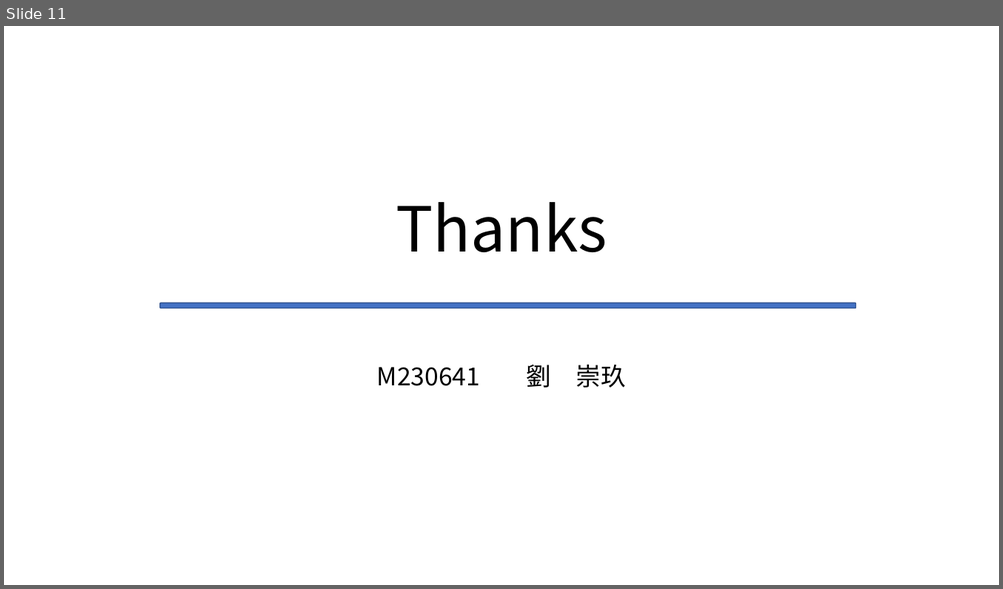
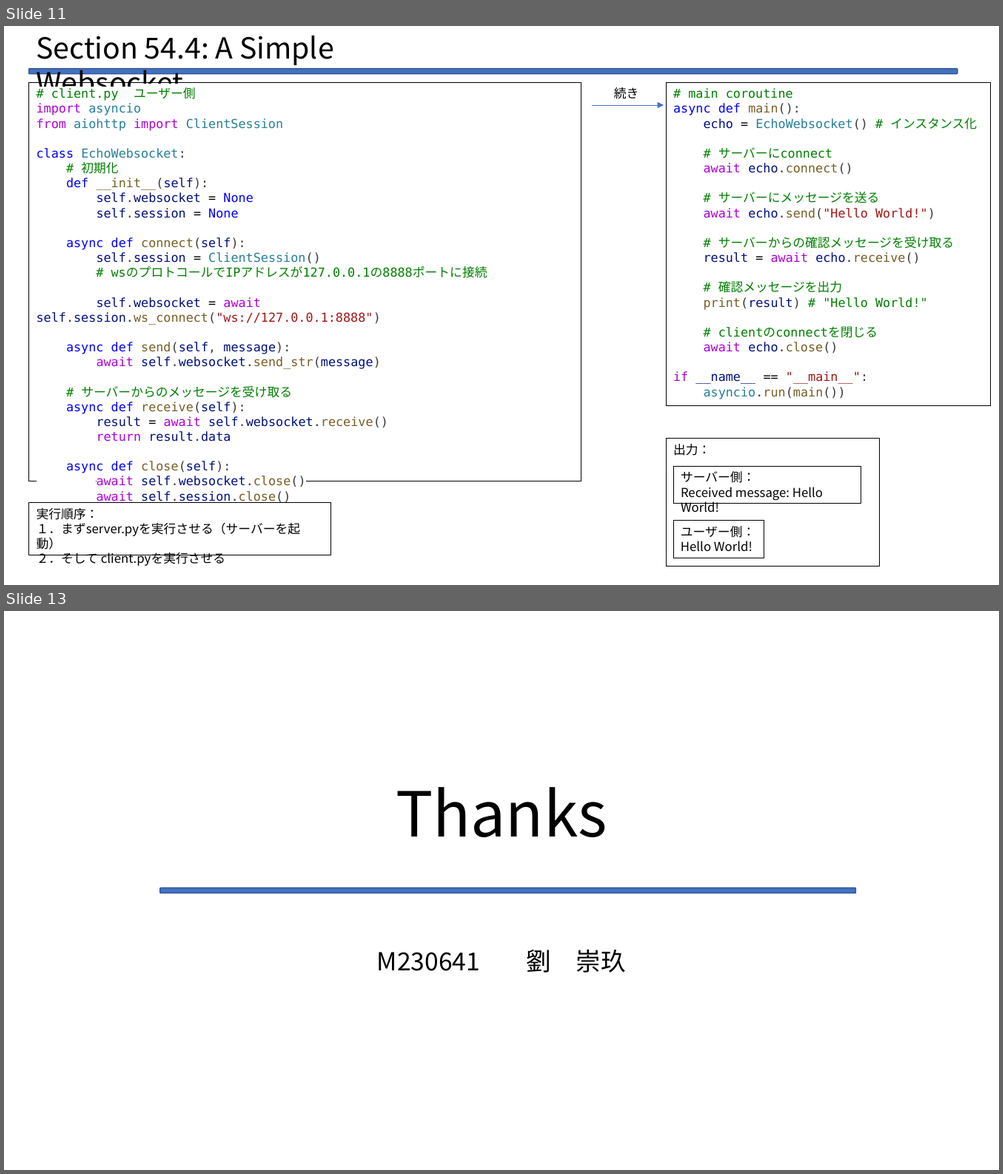
Before and after one commit to Legolas9999/zemi, a slide deck: lcj_zemi_python.pptx. Shown one above the other, each under a label of ours: slide 11 before the commit, slides 11 and 13 after it; the slides between them are not shown. The pictures are 1003x589 and 1003x1174 pixels, drawn with LibreOffice and Linux fonts; fonts in the diff are those of the drawing. Boxes give left, top, right and bottom in pixels: in the first picture for what was removed or moved away, otherwise in the second. Text is boxed around its words. In the diff, an @@ line names an element or a change of style, - is before the commit and + after.

```diff
--- a/lcj_zemi_python.pptx
+++ b/lcj_zemi_python.pptx
@@ slide 11 added at (4, 26, 999, 585), background #FFFFFF @@
@@ text added at (37, 35, 333, 101), 28 pt, text #000000 @@
+Section 54.4: A Simple Websocket
@@ rounded rectangle added at (28, 68, 957, 74), fill #4472C4, outline #325491 1 pt @@
@@ rectangle added at (28, 82, 580, 481), outline #000000 0.75 pt, 12 pt, text #001080 @@
+# client.py ユーザー側
+import asyncio
+from aiohttp import ClientSession
+class EchoWebsocket:
+# 初期化
+def __init__(self):
+self.websocket = None
+self.session = None
+async def connect(self):
+self.session = ClientSession()
+# wsのプロトコールでIPアドレスが127.0.0.1の8888ポートに接続
+self.websocket = await self.session.ws_connect("ws://127.0.0.1:8888")
+async def send(self, message):
+await self.websocket.send_str(message)
+# サーバーからのメッセージを受け取る
+async def receive(self):
+result = await self.websocket.receive()
+return result.data
+async def close(self):
+await self.websocket.close()
+await self.session.close()
@@ text added at (614, 87, 639, 99), 12 pt, text #000000 @@
+続き
@@ rectangle added at (666, 82, 990, 406), outline #000000 0.75 pt, 12 pt, text #008000 @@
+# main coroutine
+async def main():
+echo = EchoWebsocket() # インスタンス化
+# サーバーにconnect
+await echo.connect()
+# サーバーにメッセージを送る
+await echo.send("Hello World!")
+# サーバーからの確認メッセージを受け取る
+result = await echo.receive()
+# 確認メッセージを出力
+print(result) # "Hello World!"
+# clientのconnectを閉じる
+await echo.close()
+if __name__ == "__main__":
+asyncio.run(main())
@@ arrow added from (592, 105) to (663, 105), #4472C4 0.5 pt @@
@@ rectangle added at (666, 439, 879, 567), outline #000000 0.75 pt, 12 pt, text #000000 @@
+出力：
@@ rectangle added at (673, 466, 860, 503), outline #000000 0.75 pt, 12 pt, text #000000 @@
+サーバー側：
+Received message: Hello World!
@@ rectangle added at (28, 503, 331, 556), outline #000000 0.75 pt, 12 pt, text #000000 @@
+実行順序：
+１．まずserver.pyを実行させる（サーバーを起動）
+２．そして client.pyを実行させる
@@ rectangle added at (673, 520, 763, 558), outline #000000 0.75 pt, 12 pt, text #000000 @@
+ユーザー側：
+Hello World!
@@ what was slide 11 is now slide 13 @@
```
Also in this commit, not shown: 1 slide changed, 1 other slide added, 2 other files.
